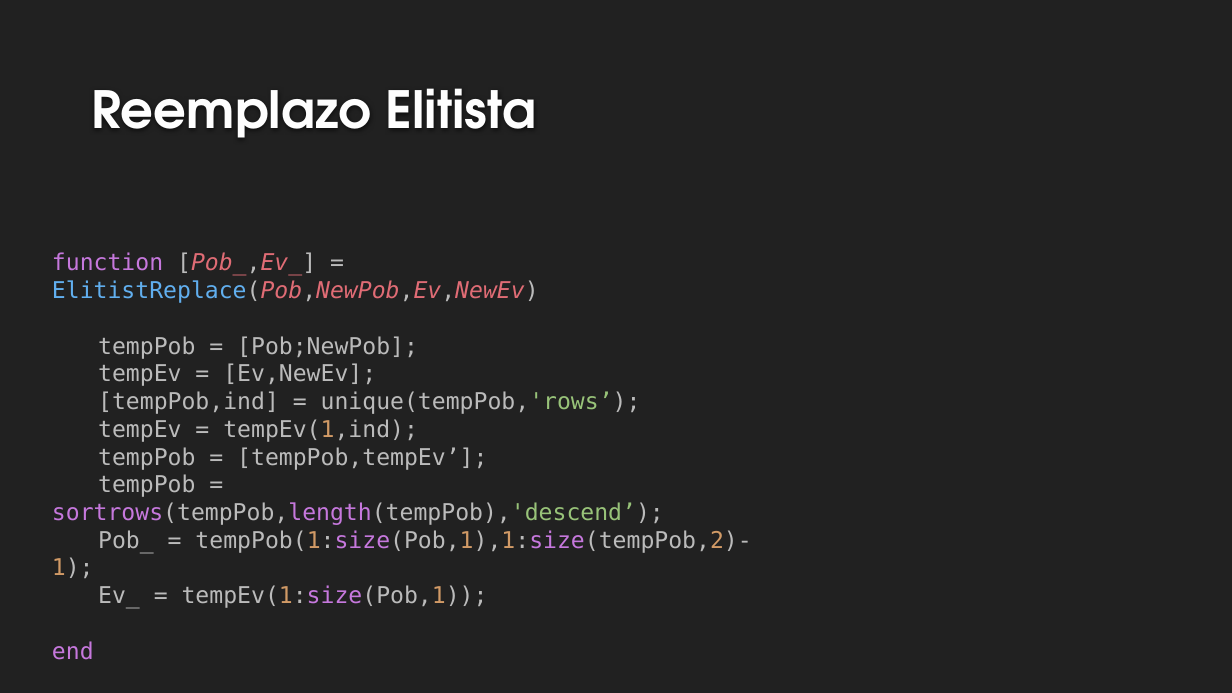
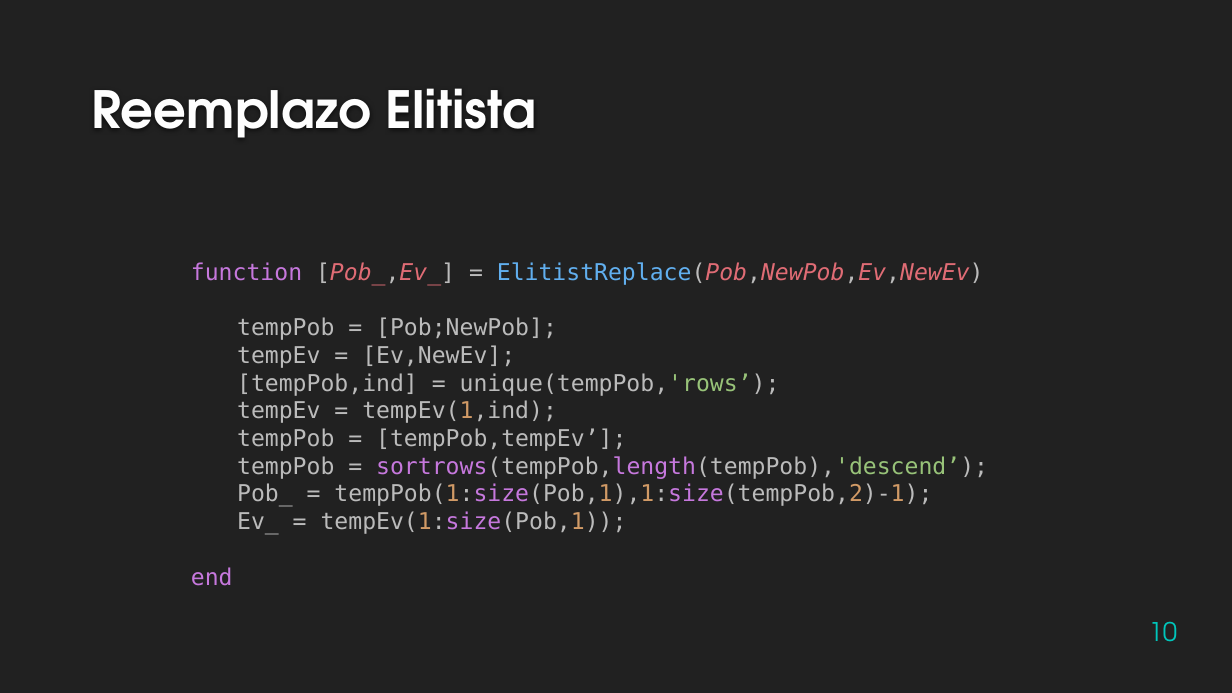
Before and after one commit to rafaroman18/SatellitesIS, a slide deck: slide 10 of TrabajoSI.pptx. Drawn at 1232x693 pixels with LibreOffice and Linux fonts; fonts in the diff are those of the drawing; background and template pictures are left out. Boxes give left, top, right and bottom in pixels: in the first picture for what was removed or moved away, otherwise in the second. Text is boxed around its words. In the diff, an @@ line names an element or a change of style, - is before the commit and + after.

Commit message:
final

```diff
--- a/TrabajoSI.pptx
+++ b/TrabajoSI.pptx
@@ text "function [Pob_,Ev_] = ElitistReplace(Pob,NewPob,Ev,NewEv)" rewrapped from [52, 252, 751, 660] to [191, 262, 988, 586] @@
@@ page number added at [1149, 621, 1177, 642], 20 pt, text #00C6BB @@
+10
```
Also in this commit, not shown: 16 other slides changed, 1 slide added.
